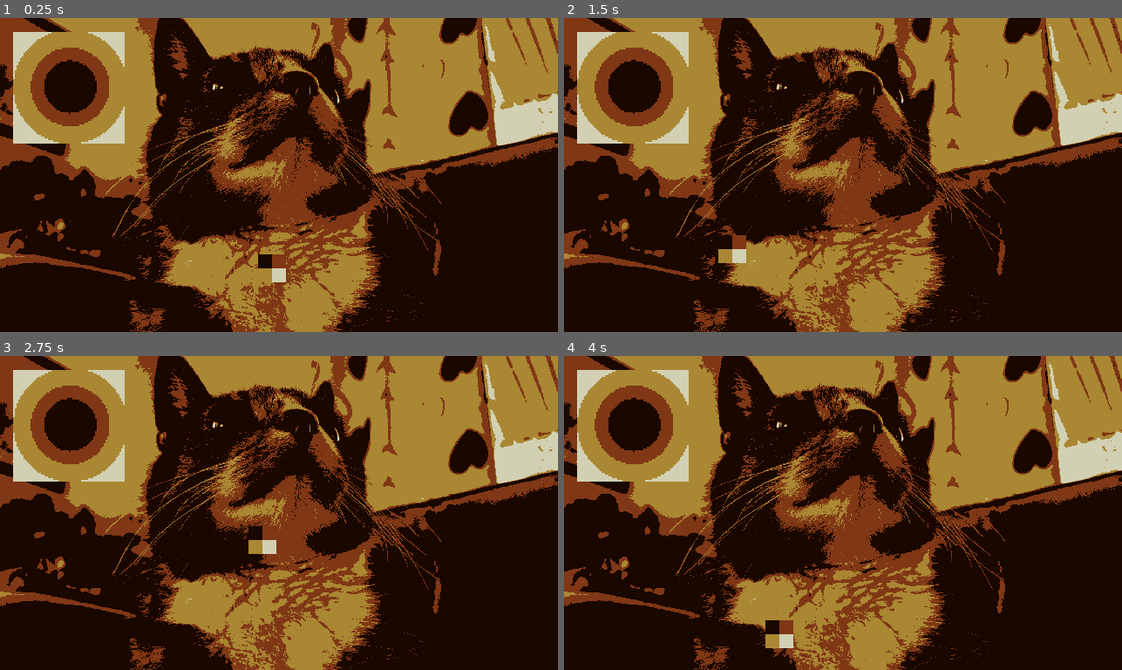
Above: before the commit, frames 1-4 (two rows, left to right).
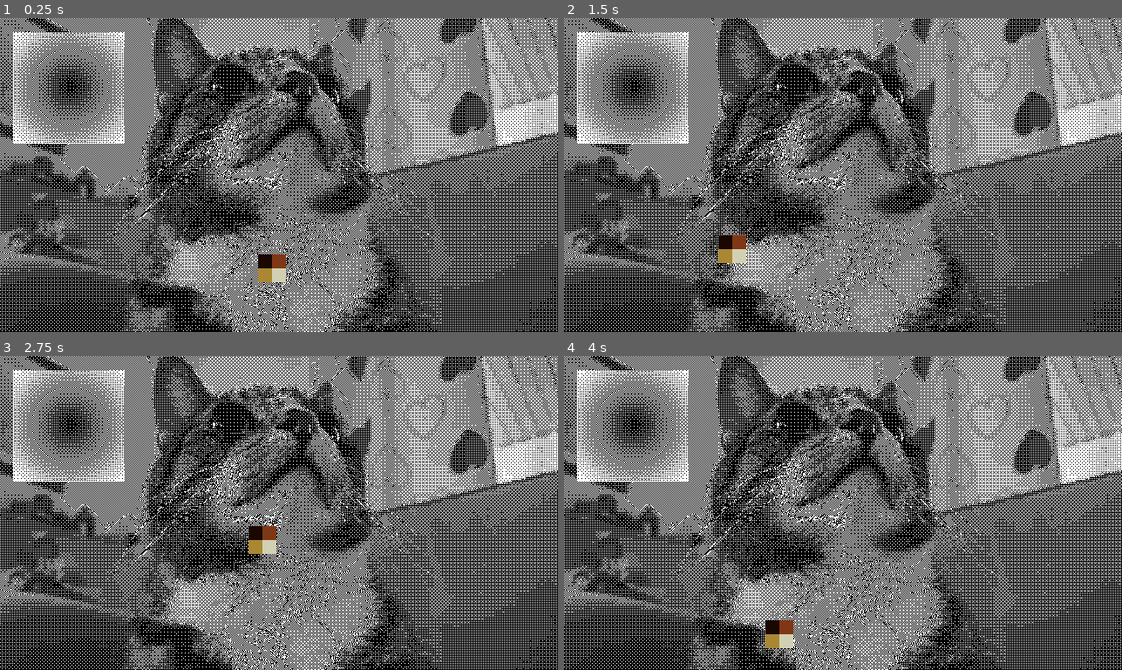
Above: after the commit, the same moments.

Repository: patoporh/palette-testing-godot
Game: Godot game, scene res://scenes/world.tscn
Same seed, same stepped clock (60 frames per second), same inputs: the game is played once before the commit and once after it.
Inputs:
- Up to frame 1 (0.25 s): no input
- Up to frame 2 (1.5 s): no input
- Up to frame 3 (2.75 s): no input
- Up to frame 4 (4 s): no input

The runs differ from the first frame. In frame 1, 100% of the frame differs, in the area x 0-100%, y 0-100%; in frame 2, 100%; in frame 3, 100%; in frame 4, 100%.

Commit message:
Added 1-bit dithering

Diff:
--- a/shaders/replace_color.gdshader
+++ b/shaders/replace_color.gdshader
@@ -1,3 +1,8 @@
+/*
+Functions index_value & dither sourced from Alex Charlton's code at
+http://alex-charlton.com/posts/Dithering_on_the_GPU/
+*/
+
 shader_type canvas_item;
 
 // Original palette, used in the game's sprites
@@ -7,6 +12,27 @@
 
 uniform sampler2D screen_texture: hint_screen_texture, repeat_disable, filter_nearest;
 const float EPSILON = 0.01;
+
+const float index_matrix_4x4[16] = float[] (
+	0.0, 8.0, 2.0, 10.0,
+	12.0, 4.0, 14.0, 6.0,
+	3.0, 11.0, 1.0, 9.0,
+	15.0, 7.0, 13.0, 5.0
+);
+
+float index_value(float x, float y) {
+	int xx = int(mod(x, 4.0));
+	int yy = int(mod(y, 4.0));
+	return index_matrix_4x4[(xx + yy * 4)] / 16.0;
+}
+
+float dither(float color, float x, float y) {
+	float closestcolor = (color < 0.5) ? 0.0 : 1.0;
+	float second_closest_color = 1.0 - closestcolor;
+	float d = index_value(x, y);
+	float distance = abs(closestcolor - color);
+	return (distance < d) ? closestcolor : second_closest_color;
+}
 
 bool in_range(vec3 color1, vec3 color2) {
 	vec3 diff = abs(color1 - color2);
@@ -34,7 +60,7 @@
 }
 
 void fragment() {
-    vec3 color = texture(screen_texture, SCREEN_UV).rgb;
+	vec3 color = texture(screen_texture, SCREEN_UV).rgb;
 	bool changed = false;
 
 	// Compare the original palette's colors against the fragment
@@ -46,8 +72,10 @@
 		}
 	}
 
-	if (changed)
+	if (changed) {
 		COLOR.rgb = color.rgb;
-	else
-		COLOR.rgb = closest_color(color.rgb);
+	} else {
+		COLOR.rgb = vec3(dither(grayscale(color.rgb), FRAGCOORD.x, FRAGCOORD.y));
+		//COLOR.rgb = closest_color(color.rgb);
+	}
 }
--- a/shaders/replace_color.tres
+++ b/shaders/replace_color.tres
@@ -4,5 +4,3 @@
 
 [resource]
 shader = ExtResource("1_vtaq6")
-shader_parameter/original_palette = PackedColorArray()
-shader_parameter/current_palette = PackedColorArray()
